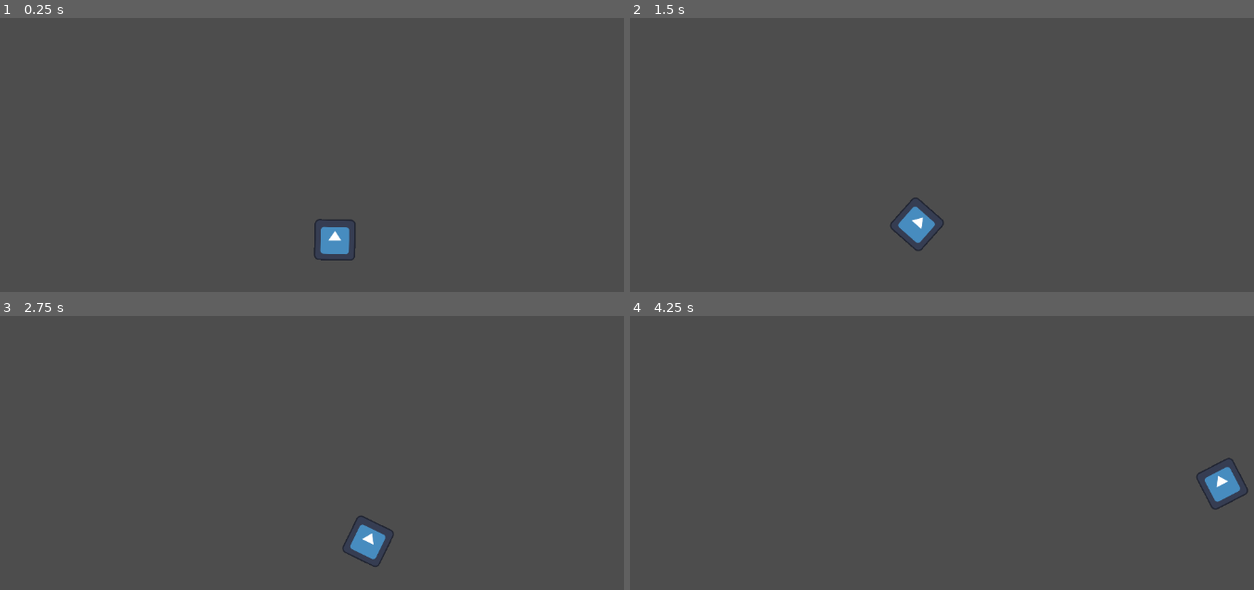
Above: before the commit, frames 1-4 (two rows, left to right).
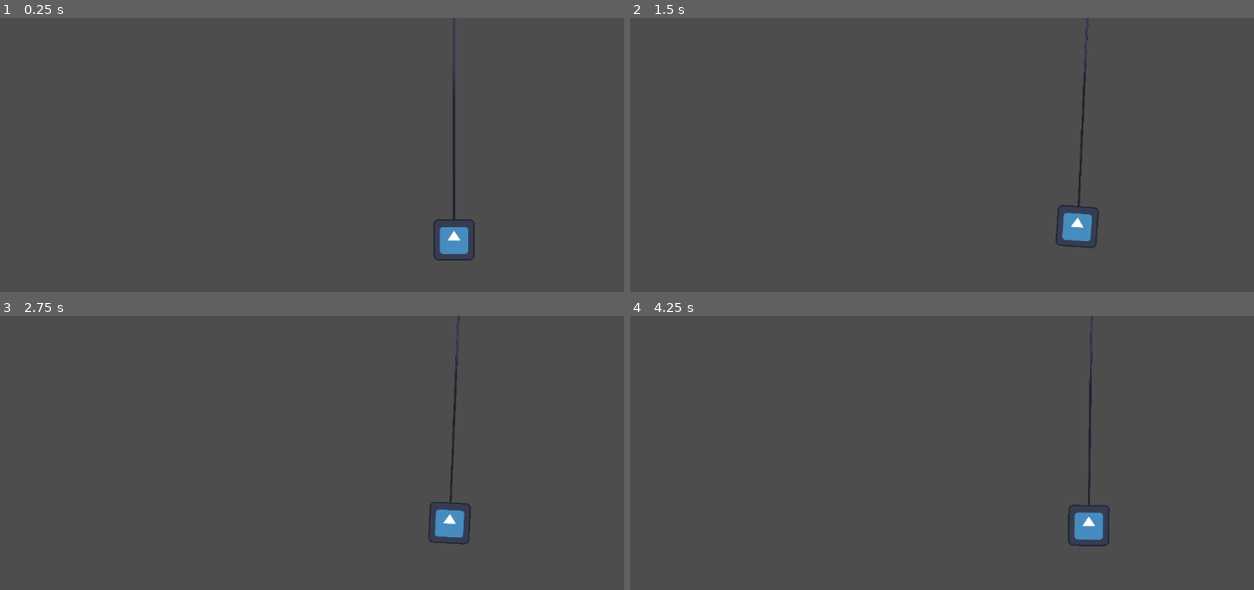
Above: after the commit, the same moments.

Repository: Acvarium/steal-on-rope-game
Game: Godot game, scene res://main.tscn
Two runs of this game, one before a commit and one after it. Both use one fixed random seed, a clock stepped at 60 frames per second and the inputs below. The engine's default icon, where the game draws it, is replaced by a stand-in: a white triangle on a blue panel in a dark square.
Inputs:
- Up to frame 1 (0.25 s): no input
- Up to frame 2 (1.5 s): hold Right (ui_right) 0.53-1.28 s; hold Left (ui_left) from 1.28 s (still down)
- Up to frame 3 (2.75 s): release Left (ui_left) at 2.03 s; hold Right (ui_right) from 2.03 s (still down)
- Up to frame 4 (4.25 s): release Right (ui_right) at 3.53 s; hold Left (ui_left) from 3.53 s (still down)

The runs differ from the first frame. In frame 1, 1.4% of the frame differs, in the area x 50-77%, y 18-89%; in frame 2, 1.4%; in frame 3, 1.4%; in frame 4, 1.5%, in the area x 70-100%, y 0-85%.

Commit message:
basic one segment rope

Diff:
--- a/game/Objects/Rope2D/RopeAnchor.gd
+++ b/game/Objects/Rope2D/RopeAnchor.gd
@@ -1,6 +1,39 @@
 extends CharacterBody2D
+var rope_seg_preload = preload("res://Objects/Rope2D/rope_segment.tscn")
+@export_node_path("RigidBody2D") var body_path
+@export_node_path("Node2D") var segment_holder
 
 const SPEED = 300.0
+
+func _ready():
+	pass
+	build_rope(1)
+
+func build_rope(number_of_segments):
+	var current_seg: RigidBody2D = null
+	var next_seg_joint_pos = Vector2(0, 3400)
+	for i in range(number_of_segments):
+
+		var next_seg: RigidBody2D = rope_seg_preload.instantiate()
+		var sprite_scale = (next_seg_joint_pos.y / 64)
+		print(sprite_scale)
+		next_seg.get_node("Sprite2D").scale.y = sprite_scale
+		var next_joint: PinJoint2D = next_seg.get_node("Joint")
+		get_node(segment_holder).add_child(next_seg)
+		var next_pos = position
+		if (current_seg):
+			next_pos = current_seg.position + next_seg_joint_pos
+		next_seg.position = next_pos
+
+		next_joint.node_b = self.get_path()
+		if (current_seg):
+			next_joint.node_b = current_seg.get_path()
+		print(next_seg)
+		current_seg = next_seg
+	var body_joint = get_node(body_path).get_node("Joint")
+	get_node(body_path).position = current_seg.position + next_seg_joint_pos - \
+		body_joint.position
+	body_joint.node_b = current_seg.get_path()
 
 
 func _physics_process(delta):
--- /dev/null
+++ b/game/Objects/Rope2D/rope_segment.gd
@@ -0,0 +1,14 @@
+extends RigidBody2D
+@export var is_debug = false
+
+func _ready():
+	pass # Replace with function body.
+
+
+# Called every frame. 'delta' is the elapsed time since the previous frame.
+func _process(delta):
+	pass
+
+func _physics_process(delta):
+	if get_node($Joint.node_b):
+		pass
--- /dev/null
+++ b/game/Objects/Rope2D/rope_segment.tscn
@@ -0,0 +1,36 @@
+[gd_scene load_steps=5 format=3 uid="uid://ei0p6gwcgiy7"]
+
+[ext_resource type="Texture2D" uid="uid://cr3y170hxywm4" path="res://icon.svg" id="1_1cx2i"]
+[ext_resource type="Script" path="res://Objects/Rope2D/rope_segment.gd" id="1_14a0i"]
+
+[sub_resource type="PhysicsMaterial" id="PhysicsMaterial_46myp"]
+rough = true
+absorbent = true
+
+[sub_resource type="CapsuleShape2D" id="CapsuleShape2D_4o8k2"]
+radius = 1.0
+height = 16.0
+
+[node name="RopeSegment" type="RigidBody2D"]
+collision_layer = 0
+collision_mask = 0
+mass = 0.01
+inertia = 64.41
+physics_material_override = SubResource("PhysicsMaterial_46myp")
+script = ExtResource("1_14a0i")
+
+[node name="Sprite2D" type="Sprite2D" parent="."]
+scale = Vector2(0.031, 100)
+texture = ExtResource("1_1cx2i")
+metadata/_edit_lock_ = true
+
+[node name="CollisionShape2D" type="CollisionShape2D" parent="."]
+position = Vector2(0, 7)
+shape = SubResource("CapsuleShape2D_4o8k2")
+
+[node name="Joint" type="PinJoint2D" parent="."]
+node_a = NodePath("..")
+bias = 0.9
+disable_collision = false
+softness = 16.0
+metadata/_edit_lock_ = true
--- a/game/main.tscn
+++ b/game/main.tscn
@@ -1,35 +1,67 @@
-[gd_scene load_steps=5 format=3 uid="uid://byti73gkerf5e"]
+[gd_scene load_steps=6 format=3 uid="uid://byti73gkerf5e"]
 
 [ext_resource type="Texture2D" uid="uid://cr3y170hxywm4" path="res://icon.svg" id="1_4impl"]
 [ext_resource type="Script" path="res://Objects/Rope2D/RopeAnchor.gd" id="2_s74is"]
 
-[sub_resource type="CircleShape2D" id="CircleShape2D_qa2vd"]
-radius = 32.0
+[sub_resource type="CircleShape2D" id="CircleShape2D_38oy8"]
 
-[sub_resource type="CircleShape2D" id="CircleShape2D_38oy8"]
+[sub_resource type="RectangleShape2D" id="RectangleShape2D_5pc75"]
+size = Vector2(62, 60)
+
+[sub_resource type="RectangleShape2D" id="RectangleShape2D_w0k4q"]
+size = Vector2(64, 1113)
 
 [node name="Main" type="Node2D"]
 
-[node name="RigidBody2D" type="RigidBody2D" parent="."]
-position = Vector2(528, 344)
+[node name="RopeAnchor" type="CharacterBody2D" parent="."]
+position = Vector2(600, -3008)
+collision_layer = 0
+collision_mask = 0
+script = ExtResource("2_s74is")
+body_path = NodePath("../Body")
+segment_holder = NodePath("../SegmentHolder")
 
-[node name="PinJoint2D" type="PinJoint2D" parent="RigidBody2D"]
-position = Vector2(-96, -344)
-node_a = NodePath("../../RopeAnchor")
-node_b = NodePath("..")
+[node name="CollisionShape2D" type="CollisionShape2D" parent="RopeAnchor"]
+shape = SubResource("CircleShape2D_38oy8")
 
-[node name="Sprite2D" type="Sprite2D" parent="RigidBody2D"]
+[node name="Camera2D" type="Camera2D" parent="."]
+position = Vector2(430, 344)
+position_smoothing_enabled = true
+drag_horizontal_enabled = true
+
+[node name="Body" type="RigidBody2D" parent="."]
+position = Vector2(430, 344)
+mass = 0.01
+angular_damp = 1.0
+
+[node name="Sprite2D" type="Sprite2D" parent="Body"]
 scale = Vector2(0.5, 0.5)
 texture = ExtResource("1_4impl")
 metadata/_edit_lock_ = true
 
-[node name="CollisionShape2D" type="CollisionShape2D" parent="RigidBody2D"]
-shape = SubResource("CircleShape2D_qa2vd")
+[node name="CollisionShape2D" type="CollisionShape2D" parent="Body"]
+shape = SubResource("RectangleShape2D_5pc75")
 metadata/_edit_lock_ = true
 
-[node name="RopeAnchor" type="CharacterBody2D" parent="."]
-position = Vector2(432, 0)
-script = ExtResource("2_s74is")
+[node name="Joint" type="PinJoint2D" parent="Body"]
+position = Vector2(0, -32)
+node_a = NodePath("..")
+bias = 0.9
+softness = 16.0
 
-[node name="CollisionShape2D" type="CollisionShape2D" parent="RopeAnchor"]
-shape = SubResource("CircleShape2D_38oy8")
+[node name="RemoteTransform2D" type="RemoteTransform2D" parent="Body"]
+remote_path = NodePath("../../Camera2D")
+update_rotation = false
+update_scale = false
+
+[node name="SegmentHolder" type="Node2D" parent="."]
+
+[node name="StaticBody2D" type="StaticBody2D" parent="."]
+
+[node name="CollisionShape2D" type="CollisionShape2D" parent="StaticBody2D"]
+position = Vector2(-5, 337.5)
+shape = SubResource("RectangleShape2D_w0k4q")
+
+[node name="CollisionShape2D2" type="CollisionShape2D" parent="StaticBody2D"]
+position = Vector2(1379, 337.5)
+shape = SubResource("RectangleShape2D_w0k4q")
--- a/game/project.godot
+++ b/game/project.godot
@@ -19,6 +19,25 @@
 
 window/vsync/vsync_mode=0
 
+[input]
+
+ui_left={
+"deadzone": 0.5,
+"events": [Object(InputEventKey,"resource_local_to_scene":false,"resource_name":"","device":0,"window_id":0,"alt_pressed":false,"shift_pressed":false,"ctrl_pressed":false,"meta_pressed":false,"pressed":false,"keycode":4194319,"physical_keycode":0,"key_label":0,"unicode":0,"echo":false,"script":null)
+, Object(InputEventJoypadButton,"resource_local_to_scene":false,"resource_name":"","device":0,"button_index":13,"pressure":0.0,"pressed":false,"script":null)
+, Object(InputEventJoypadMotion,"resource_local_to_scene":false,"resource_name":"","device":0,"axis":0,"axis_value":-1.0,"script":null)
+, Object(InputEventKey,"resource_local_to_scene":false,"resource_name":"","device":-1,"window_id":0,"alt_pressed":false,"shift_pressed":false,"ctrl_pressed":false,"meta_pressed":false,"pressed":false,"keycode":0,"physical_keycode":65,"key_label":0,"unicode":97,"echo":false,"script":null)
+]
+}
+ui_right={
+"deadzone": 0.5,
+"events": [Object(InputEventKey,"resource_local_to_scene":false,"resource_name":"","device":0,"window_id":0,"alt_pressed":false,"shift_pressed":false,"ctrl_pressed":false,"meta_pressed":false,"pressed":false,"keycode":4194321,"physical_keycode":0,"key_label":0,"unicode":0,"echo":false,"script":null)
+, Object(InputEventJoypadButton,"resource_local_to_scene":false,"resource_name":"","device":0,"button_index":14,"pressure":0.0,"pressed":false,"script":null)
+, Object(InputEventJoypadMotion,"resource_local_to_scene":false,"resource_name":"","device":0,"axis":0,"axis_value":1.0,"script":null)
+, Object(InputEventKey,"resource_local_to_scene":false,"resource_name":"","device":-1,"window_id":0,"alt_pressed":false,"shift_pressed":false,"ctrl_pressed":false,"meta_pressed":false,"pressed":false,"keycode":0,"physical_keycode":68,"key_label":0,"unicode":100,"echo":false,"script":null)
+]
+}
+
 [rendering]
 
 renderer/rendering_method="mobile"
